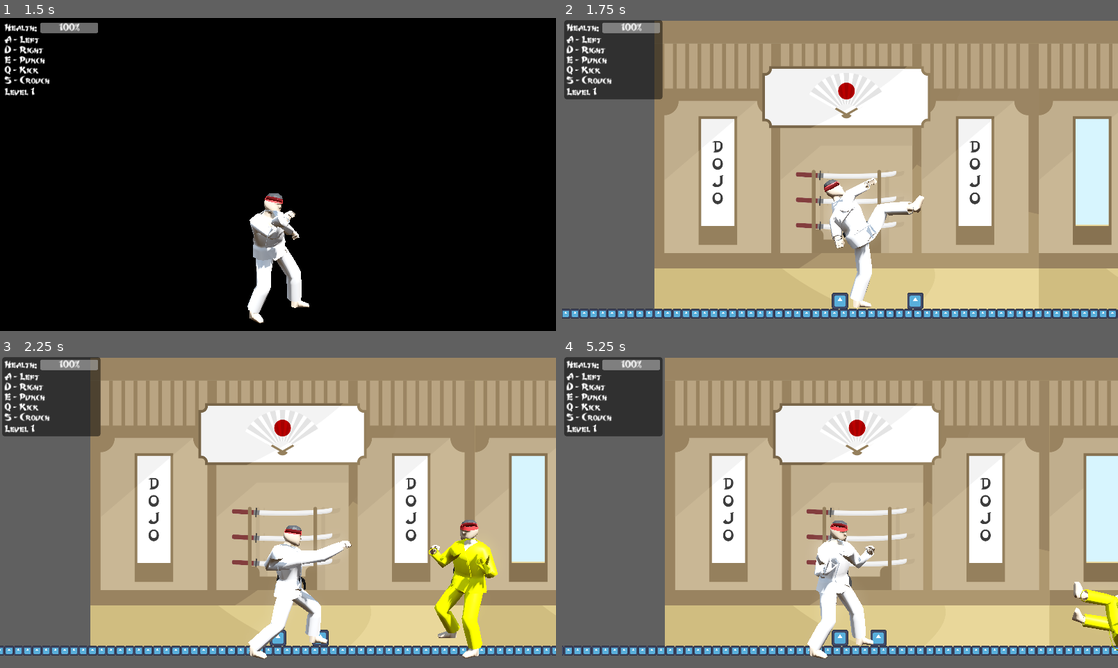
Above: before the commit, frames 1-4 (two rows, left to right).
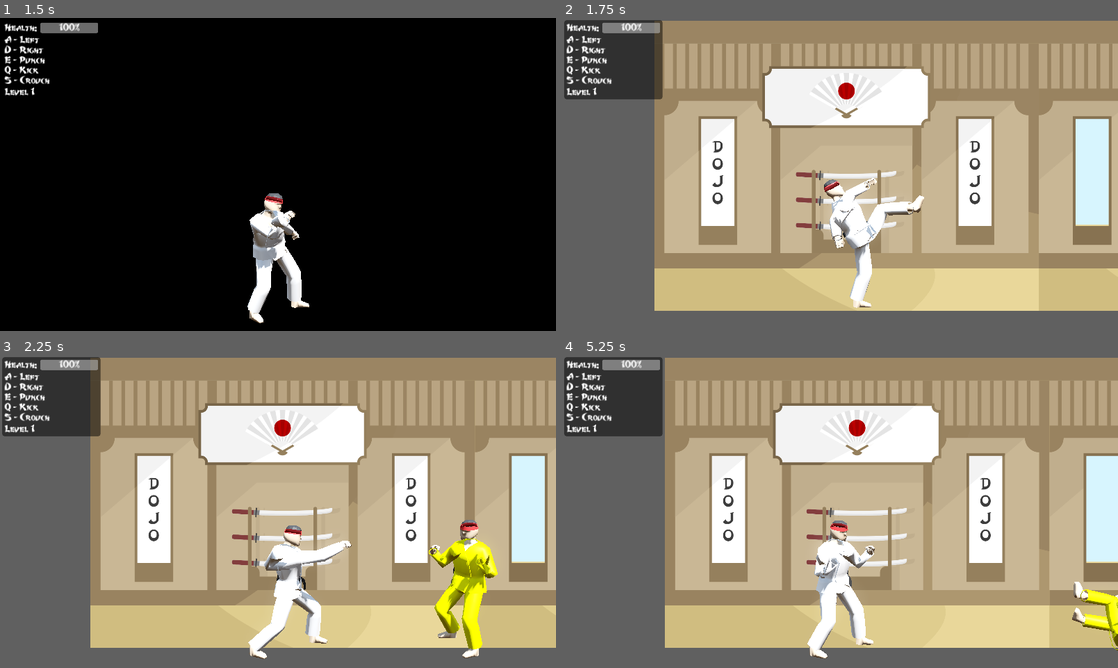
Above: after the commit, the same moments.

Repository: Oliver-Misbach/EnterTheDojo
Game: Godot game, scene res://src/menu/main_menu.tscn
Two runs of this game, one before a commit and one after it. Both use one fixed random seed, a clock stepped at 60 frames per second and the inputs below. The engine's default icon, where the game draws it, is replaced by a stand-in: a white triangle on a blue panel in a dark square.
Inputs:
- Up to frame 1 (1.5 s): tap Enter at 0.5 s; hold D (right) 0.53-1.28 s; tap S (crouch) at 0.6 s; hold A (left) from 1.28 s (still down); tap Q (kick) at 1.35 s
- Up to frame 2 (1.75 s): keep holding A (left)
- Up to frame 3 (2.25 s): release A (left) at 2.03 s; hold D (right) from 2.03 s (still down); tap E (punch) at 2.1 s
- Up to frame 4 (5.25 s): tap one key every 0.75 s from 2.85 s: S (crouch) Q (kick) E (punch) S (crouch); release D (right) at 3.53 s; hold A (left) from 3.53 s (still down)

Frame 1 is identical in both runs. In frame 2, 3.3% of the frame differs, in the area x 0-100%, y 87-96%; in frame 3, 3.1%; in frame 4, 3.3%.

Commit message:
move interface to scene, disable 2D sprites

Diff:
--- a/src/character/character.tscn
+++ b/src/character/character.tscn
@@ -51,6 +51,7 @@
 shape = SubResource("RectangleShape2D_f2bci")
 
 [node name="Sprite2D" type="Sprite2D" parent="."]
+visible = false
 scale = Vector2(0.438, 0.438)
 texture = ExtResource("2_l4r3p")
 
--- a/src/level/level1.tscn
+++ b/src/level/level1.tscn
@@ -1,31 +1,13 @@
-[gd_scene load_steps=6 format=3 uid="uid://cfi5vtrehbrf6"]
+[gd_scene load_steps=4 format=3 uid="uid://cfi5vtrehbrf6"]
 
 [ext_resource type="PackedScene" uid="uid://csq0r4i000xch" path="res://src/world/world.tscn" id="1_8fvjr"]
 [ext_resource type="PackedScene" uid="uid://dnko3gmvxic7q" path="res://src/character/enemy/type/blue.tscn" id="2_ad4m2"]
 [ext_resource type="PackedScene" uid="uid://cefe5cykhb2an" path="res://src/character/enemy/type/yellow.tscn" id="3_fpwj5"]
-[ext_resource type="Texture2D" uid="uid://cbveomv0sowod" path="res://src/icon.svg" id="3_h2ag2"]
-
-[sub_resource type="RectangleShape2D" id="RectangleShape2D_7ji1a"]
-size = Vector2(4096, 32)
 
 [node name="Level 1" instance=ExtResource("1_8fvjr")]
 
 [node name="EnemySpawner" parent="." index="3"]
 types = Array[PackedScene]([ExtResource("2_ad4m2"), ExtResource("3_fpwj5")])
 
-[node name="StaticBody2D" type="StaticBody2D" parent="." index="6"]
-position = Vector2(512, 1000)
-metadata/_edit_group_ = true
-
-[node name="CollisionShape2D" type="CollisionShape2D" parent="StaticBody2D" index="0"]
-shape = SubResource("RectangleShape2D_7ji1a")
-
-[node name="Sprite2D" type="Sprite2D" parent="StaticBody2D" index="1"]
-texture_repeat = 2
-scale = Vector2(0.25, 0.25)
-texture = ExtResource("3_h2ag2")
-region_enabled = true
-region_rect = Rect2(0, 0, 16384, 128)
-
-[node name="Player" parent="." index="7"]
+[node name="Player" parent="." index="6"]
 position = Vector2(200, 956)
--- a/src/level/level2.tscn
+++ b/src/level/level2.tscn
@@ -1,13 +1,9 @@
-[gd_scene load_steps=7 format=3 uid="uid://y0w2stynro0i"]
+[gd_scene load_steps=5 format=3 uid="uid://y0w2stynro0i"]
 
 [ext_resource type="PackedScene" uid="uid://csq0r4i000xch" path="res://src/world/world.tscn" id="1_jhhjc"]
 [ext_resource type="PackedScene" uid="uid://w3xuec13fpgc" path="res://src/character/enemy/type/green.tscn" id="2_u8upv"]
-[ext_resource type="Texture2D" uid="uid://cbveomv0sowod" path="res://src/icon.svg" id="3_0av1w"]
 [ext_resource type="PackedScene" uid="uid://b5qtj00q0awjg" path="res://src/character/enemy/type/red.tscn" id="3_x00qo"]
 [ext_resource type="Texture2D" uid="uid://cr5ypkis76ngo" path="res://assets/Floor2.png" id="4_hryqa"]
-
-[sub_resource type="RectangleShape2D" id="RectangleShape2D_7ji1a"]
-size = Vector2(4096, 32)
 
 [node name="Level 2" instance=ExtResource("1_jhhjc")]
 
@@ -17,19 +13,5 @@
 [node name="EnemySpawner" parent="." index="3"]
 types = Array[PackedScene]([ExtResource("2_u8upv"), ExtResource("3_x00qo")])
 
-[node name="StaticBody2D" type="StaticBody2D" parent="." index="6"]
-position = Vector2(512, 1000)
-metadata/_edit_group_ = true
-
-[node name="CollisionShape2D" type="CollisionShape2D" parent="StaticBody2D" index="0"]
-shape = SubResource("RectangleShape2D_7ji1a")
-
-[node name="Sprite2D" type="Sprite2D" parent="StaticBody2D" index="1"]
-texture_repeat = 2
-scale = Vector2(0.25, 0.25)
-texture = ExtResource("3_0av1w")
-region_enabled = true
-region_rect = Rect2(0, 0, 16384, 128)
-
-[node name="Player" parent="." index="7"]
+[node name="Player" parent="." index="6"]
 position = Vector2(200, 956)
--- a/src/level/level3.tscn
+++ b/src/level/level3.tscn
@@ -1,11 +1,7 @@
-[gd_scene load_steps=5 format=3 uid="uid://guymduogr0f4"]
+[gd_scene load_steps=3 format=3 uid="uid://guymduogr0f4"]
 
 [ext_resource type="PackedScene" uid="uid://csq0r4i000xch" path="res://src/world/world.tscn" id="1_vblpk"]
-[ext_resource type="Texture2D" uid="uid://cbveomv0sowod" path="res://src/icon.svg" id="2_j1kqd"]
 [ext_resource type="Texture2D" uid="uid://bh6lok01v6bfp" path="res://assets/Floor3.png" id="2_tjim1"]
-
-[sub_resource type="RectangleShape2D" id="RectangleShape2D_7ji1a"]
-size = Vector2(4096, 32)
 
 [node name="Level 3" instance=ExtResource("1_vblpk")]
 
@@ -15,19 +11,5 @@
 [node name="Sprite2D" parent="Parallax2D" index="0"]
 texture = ExtResource("2_tjim1")
 
-[node name="StaticBody2D" type="StaticBody2D" parent="." index="6"]
-position = Vector2(512, 1000)
-metadata/_edit_group_ = true
-
-[node name="CollisionShape2D" type="CollisionShape2D" parent="StaticBody2D" index="0"]
-shape = SubResource("RectangleShape2D_7ji1a")
-
-[node name="Sprite2D" type="Sprite2D" parent="StaticBody2D" index="1"]
-texture_repeat = 2
-scale = Vector2(0.25, 0.25)
-texture = ExtResource("2_j1kqd")
-region_enabled = true
-region_rect = Rect2(0, 0, 16384, 128)
-
-[node name="Player" parent="." index="7"]
+[node name="Player" parent="." index="6"]
 position = Vector2(200, 956)
--- /dev/null
+++ b/src/world/interface/interface.gd
@@ -0,0 +1,13 @@
+extends CanvasLayer
+
+
+@export var world: World
+
+
+@onready var health_bar: ProgressBar = %HealthBar
+@onready var level_name: Label = %LevelName
+
+
+func _process(_delta: float) -> void:
+	health_bar.value = world.player.health
+	level_name.text = world.name
--- /dev/null
+++ b/src/world/interface/interface.tscn
@@ -0,0 +1,53 @@
+[gd_scene load_steps=3 format=3 uid="uid://mblwsep6ogyj"]
+
+[ext_resource type="Script" path="res://src/world/interface/interface.gd" id="1_5whog"]
+
+[sub_resource type="StyleBoxFlat" id="StyleBoxFlat_sadtw"]
+content_margin_left = 8.0
+content_margin_top = 8.0
+content_margin_right = 8.0
+content_margin_bottom = 8.0
+bg_color = Color(0, 0, 0, 0.498039)
+corner_radius_top_left = 8
+corner_radius_top_right = 8
+corner_radius_bottom_right = 8
+corner_radius_bottom_left = 8
+
+[node name="Interface" type="CanvasLayer"]
+script = ExtResource("1_5whog")
+
+[node name="PanelContainer" type="PanelContainer" parent="."]
+offset_left = 8.0
+offset_top = 8.0
+offset_right = 347.0
+offset_bottom = 222.0
+theme_override_styles/panel = SubResource("StyleBoxFlat_sadtw")
+
+[node name="VBoxContainer" type="VBoxContainer" parent="PanelContainer"]
+layout_mode = 2
+theme_override_constants/separation = 8
+
+[node name="HBoxContainer" type="HBoxContainer" parent="PanelContainer/VBoxContainer"]
+layout_mode = 2
+
+[node name="Label" type="Label" parent="PanelContainer/VBoxContainer/HBoxContainer"]
+layout_mode = 2
+text = "Health: "
+
+[node name="HealthBar" type="ProgressBar" parent="PanelContainer/VBoxContainer/HBoxContainer"]
+unique_name_in_owner = true
+custom_minimum_size = Vector2(200, 0)
+layout_mode = 2
+max_value = 10.0
+
+[node name="Label" type="Label" parent="PanelContainer/VBoxContainer"]
+layout_mode = 2
+text = "A - Left
+D - Right
+E - Punch
+Q - Kick
+S - Crouch"
+
+[node name="LevelName" type="Label" parent="PanelContainer/VBoxContainer"]
+unique_name_in_owner = true
+layout_mode = 2
--- a/src/world/world.gd
+++ b/src/world/world.gd
@@ -2,19 +2,8 @@
 extends Node
 
 
-#@export var next_scene: PackedScene
-@export var player: Player
-
-
-#@onready var player: Player = $Player
+@onready var player: Player = $Player
 @onready var point_timer: Timer = $PointTimer
-@onready var health_bar: ProgressBar = $CanvasLayer/PanelContainer/VBoxContainer/HBoxContainer/HealthBar
-@onready var level_name: Label = $CanvasLayer/PanelContainer/VBoxContainer/LevelName
-
-
-func _process(_delta: float) -> void:
-	health_bar.value = player.health
-	level_name.text = name
 
 
 func _on_next_level_body_entered(body: Node2D) -> void:
--- a/src/world/world.tscn
+++ b/src/world/world.tscn
@@ -9,6 +9,8 @@
 [ext_resource type="PackedScene" uid="uid://w3xuec13fpgc" path="res://src/character/enemy/type/green.tscn" id="6_vcgl2"]
 [ext_resource type="PackedScene" uid="uid://b5qtj00q0awjg" path="res://src/character/enemy/type/red.tscn" id="7_obe8y"]
 [ext_resource type="PackedScene" uid="uid://c6hat4xli5ja1" path="res://src/character/enemy/type/black.tscn" id="8_vgjmd"]
+[ext_resource type="PackedScene" uid="uid://mblwsep6ogyj" path="res://src/world/interface/interface.tscn" id="10_xb44s"]
+[ext_resource type="Texture2D" uid="uid://cbveomv0sowod" path="res://src/icon.svg" id="11_q0wkl"]
 
 [sub_resource type="ProceduralSkyMaterial" id="ProceduralSkyMaterial_knbie"]
 sky_horizon_color = Color(0.64625, 0.65575, 0.67075, 1)
@@ -27,20 +29,11 @@
 [sub_resource type="RectangleShape2D" id="RectangleShape2D_s4duf"]
 size = Vector2(256, 1e+06)
 
-[sub_resource type="StyleBoxFlat" id="StyleBoxFlat_sadtw"]
-content_margin_left = 8.0
-content_margin_top = 8.0
-content_margin_right = 8.0
-content_margin_bottom = 8.0
-bg_color = Color(0, 0, 0, 0.498039)
-corner_radius_top_left = 8
-corner_radius_top_right = 8
-corner_radius_bottom_right = 8
-corner_radius_bottom_left = 8
+[sub_resource type="RectangleShape2D" id="RectangleShape2D_temcy"]
+size = Vector2(4096, 32)
 
-[node name="World" type="Node" node_paths=PackedStringArray("player")]
+[node name="World" type="Node"]
 script = ExtResource("1_3klmo")
-player = NodePath("Player")
 
 [node name="WorldEnvironment" type="WorldEnvironment" parent="."]
 environment = SubResource("Environment_cnr5b")
@@ -49,13 +42,8 @@
 transform = Transform3D(0.866025, -0.433013, 0.25, 0, 0.5, 0.866025, -0.5, -0.75, 0.433013, 0, 3, 0)
 shadow_enabled = true
 
-[node name="Parallax2D" type="Parallax2D" parent="."]
-scroll_scale = Vector2(0.5, 0.5)
-
-[node name="Sprite2D" type="Sprite2D" parent="Parallax2D"]
-scale = Vector2(1.076, 1.076)
-texture = ExtResource("6_g7tw4")
-centered = false
+[node name="Interface" parent="." node_paths=PackedStringArray("world") instance=ExtResource("10_xb44s")]
+world = NodePath("..")
 
 [node name="EnemySpawner" type="Node" parent="." node_paths=PackedStringArray("world")]
 script = ExtResource("5_q0b4x")
@@ -72,6 +60,18 @@
 one_shot = true
 autostart = true
 
+[node name="Background" type="Parallax2D" parent="."]
+scroll_scale = Vector2(0.5, 0.5)
+
+[node name="Sprite2D" type="Sprite2D" parent="Background"]
+scale = Vector2(1.076, 1.076)
+texture = ExtResource("6_g7tw4")
+centered = false
+
+[node name="Player" parent="." instance=ExtResource("5_45di6")]
+position = Vector2(200, 968)
+health = 10
+
 [node name="NextLevel" type="Area2D" parent="."]
 position = Vector2(2000, 0)
 metadata/_edit_group_ = true
@@ -79,45 +79,20 @@
 [node name="CollisionShape2D" type="CollisionShape2D" parent="NextLevel"]
 shape = SubResource("RectangleShape2D_s4duf")
 
-[node name="Player" parent="." instance=ExtResource("5_45di6")]
-position = Vector2(200, 968)
-health = 10
+[node name="Floor" type="StaticBody2D" parent="."]
+position = Vector2(512, 1000)
+metadata/_edit_group_ = true
 
-[node name="CanvasLayer" type="CanvasLayer" parent="."]
+[node name="CollisionShape2D" type="CollisionShape2D" parent="Floor"]
+shape = SubResource("RectangleShape2D_temcy")
 
-[node name="PanelContainer" type="PanelContainer" parent="CanvasLayer"]
-offset_left = 8.0
-offset_top = 8.0
-offset_right = 347.0
-offset_bottom = 222.0
-theme_override_styles/panel = SubResource("StyleBoxFlat_sadtw")
-
-[node name="VBoxContainer" type="VBoxContainer" parent="CanvasLayer/PanelContainer"]
-layout_mode = 2
-theme_override_constants/separation = 8
-
-[node name="HBoxContainer" type="HBoxContainer" parent="CanvasLayer/PanelContainer/VBoxContainer"]
-layout_mode = 2
-
-[node name="Label" type="Label" parent="CanvasLayer/PanelContainer/VBoxContainer/HBoxContainer"]
-layout_mode = 2
-text = "Health: "
-
-[node name="HealthBar" type="ProgressBar" parent="CanvasLayer/PanelContainer/VBoxContainer/HBoxContainer"]
-custom_minimum_size = Vector2(200, 0)
-layout_mode = 2
-max_value = 10.0
-
-[node name="Label" type="Label" parent="CanvasLayer/PanelContainer/VBoxContainer"]
-layout_mode = 2
-text = "A - Left
-D - Right
-E - Punch
-Q - Kick
-S - Crouch"
-
-[node name="LevelName" type="Label" parent="CanvasLayer/PanelContainer/VBoxContainer"]
-layout_mode = 2
+[node name="Sprite2D" type="Sprite2D" parent="Floor"]
+visible = false
+texture_repeat = 2
+scale = Vector2(0.25, 0.25)
+texture = ExtResource("11_q0wkl")
+region_enabled = true
+region_rect = Rect2(0, 0, 16384, 128)
 
 [connection signal="timeout" from="EnemySpawner/Timer" to="EnemySpawner" method="_on_timer_timeout"]
 [connection signal="body_entered" from="NextLevel" to="." method="_on_next_level_body_entered" flags=3]
Not shown: 1 places in src/world/world.tscn that only renumber resources
